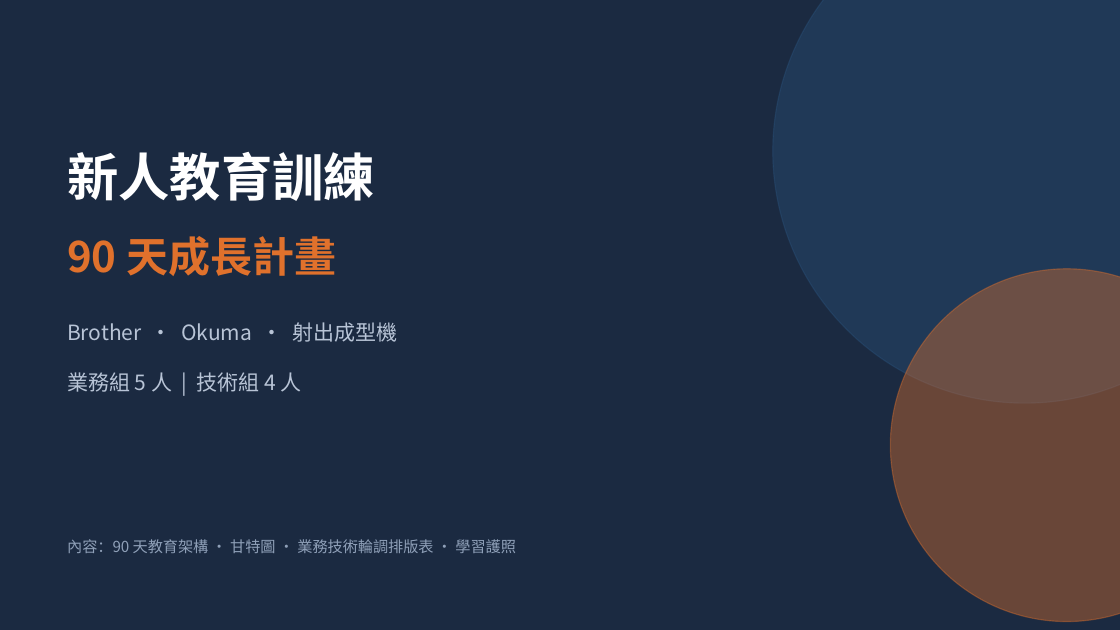
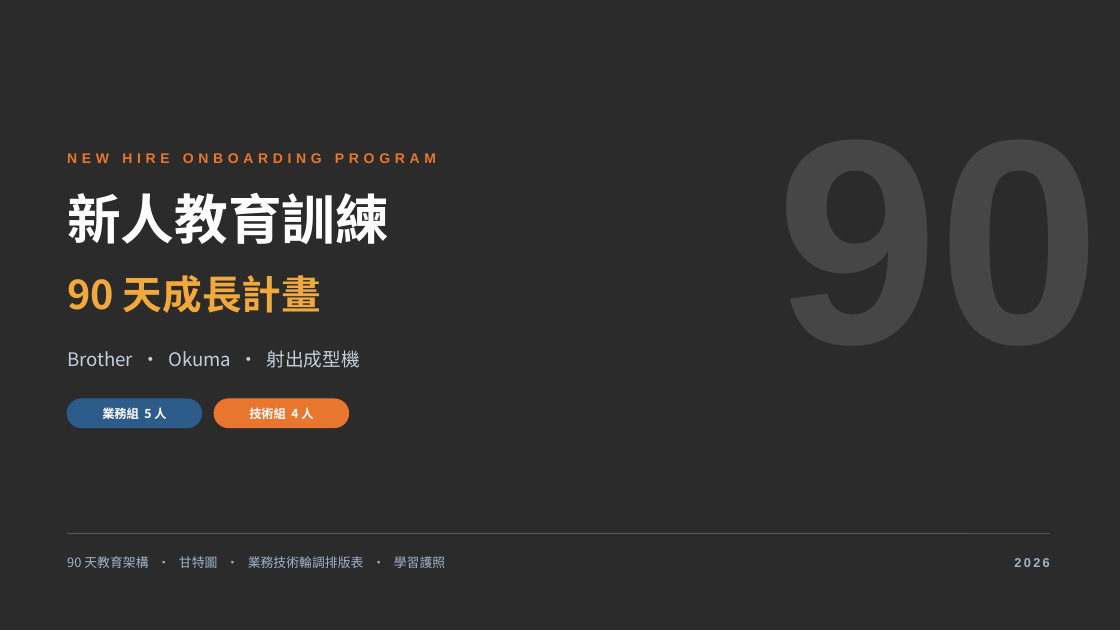
Before and after one commit to KiyotaJesse/apex-public-data, a slide deck: slide 1 of 新人90天教育訓練計畫.pptx. Drawn at 1120x630 pixels with LibreOffice and Linux fonts; fonts in the diff are those of the drawing; background and template pictures are left out; a plain dark background stands for a picture behind light text. Boxes give left, top, right and bottom in pixels: in the first picture for what was removed or moved away, otherwise in the second. Text is boxed around its words. In the diff, an @@ line names an element or a change of style, - is before the commit and + after.

```diff
--- a/新人90天教育訓練計畫.pptx
+++ b/新人90天教育訓練計畫.pptx
@@ background #1B2A41 to picture (left out) @@
@@ ellipse removed at (773, 0, 1120, 403) @@
@@ text added at (639, 76, 1101, 378), 250 pt, text #FFFFFF at 12% opacity, bold @@
+90
@@ text "新人教育訓練": place and size @@
-text "新人教育訓練" at (67, 152, 375, 201)
+text "新人教育訓練" at (67, 192, 389, 244)
@@ text "新人教育訓練" at (67, 192, 389, 244): size 44 to 46 pt @@
@@ text added at (67, 153, 436, 163), 12 pt, text #E8762E, bold @@
+NEW HIRE ONBOARDING PROGRAM
@@ text "90 天成長計畫": place and size @@
-text "90 天成長計畫" at (67, 236, 336, 276)
+text "90 天成長計畫" at (67, 275, 321, 313)
@@ text "90 天成長計畫" at (67, 275, 321, 313): size 36 to 34 pt, text colour #E0712C to #F2A93B @@
@@ ellipse removed at (891, 269, 1120, 622) @@
@@ text "Brother · Okuma · 射出成型機": place and size @@
-text "Brother · Okuma · 射出成型機" at (67, 322, 397, 342)
+text "Brother · Okuma · 射出成型機" at (67, 350, 360, 368)
@@ text "Brother · Okuma · 射出成型機" at (67, 350, 360, 368): size 18 to 16 pt, text colour #B8C4D6 to #C3CEDC @@
@@ rounded rectangle added at (67, 399, 202, 428), fill #2E5C8A, outline #2E5C8A 1 pt @@
@@ text added at (102, 405, 166, 422), 10.5 pt, text #FFFFFF, bold @@
+業務組 5 人
@@ rounded rectangle added at (214, 399, 349, 428), fill #E8762E, outline #E8762E 1 pt @@
@@ text at (249, 407, 313, 419): text changed; size 18 to 10.5 pt; text colour #B8C4D6 to #FFFFFF; bold on @@
-業務組 5 人 | 技術組 4 人
+技術組 4 人
@@ line added from (67, 534) to (1050, 534), #FFFFFF 0.75 pt @@
@@ text at (67, 556, 445, 568): text changed; size 13 to 11 pt; text colour #8FA0B8 to #9FB3CC @@
-內容：90 天教育架構 ・ 甘特圖 ・ 業務技術輪調排版表 ・ 學習護照
+90 天教育架構 · 甘特圖 · 業務技術輪調排版表 · 學習護照
@@ text added at (1014, 558, 1050, 567), 11 pt, text #9FB3CC, bold @@
+2026
```
Also in this commit, not shown: 14 other slides changed, 5 slides added.
